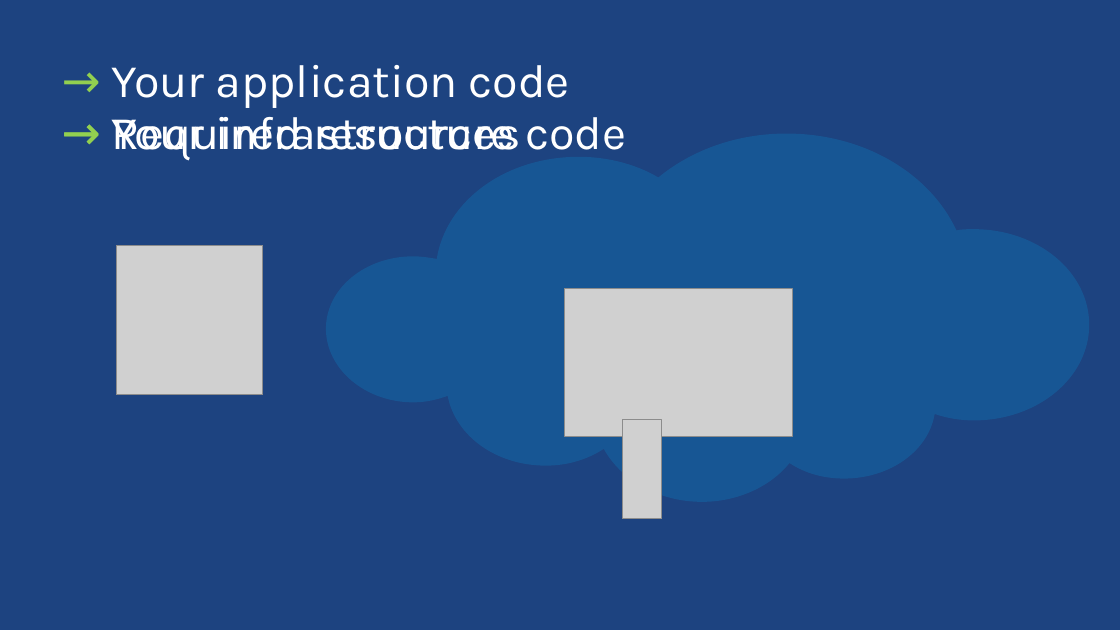
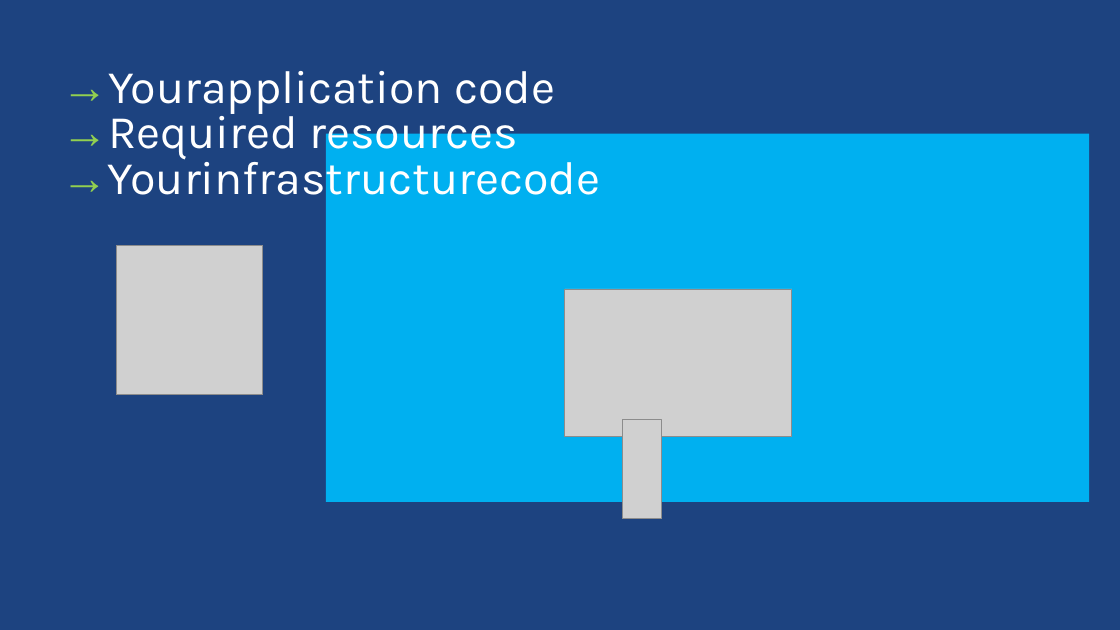
Before and after one commit to ThessalonikiNet-MeetUp/globalazurebootcamp2015, a slide deck: slide 4 of Nikos Tzelvenzis - Azure IaaS/Presentation/IaaS.pptx. Drawn at 1120x630 pixels with LibreOffice and Linux fonts; fonts in the diff are those of the drawing; grey boxes stand for pictures; background and template pictures are left out. Boxes give left, top, right and bottom in pixels: in the first picture for what was removed or moved away, otherwise in the second. Text is boxed around its words. In the diff, an @@ line names an element or a change of style, - is before the commit and + after.

```diff
--- a/Nikos Tzelvenzis - Azure IaaS/Presentation/IaaS.pptx
+++ b/Nikos Tzelvenzis - Azure IaaS/Presentation/IaaS.pptx
@@ text at (61,71,555,112): text changed @@
-→ Your infrastructure code
+→Yourapplication code
@@ subtitle removed at (112,65,570,108) @@
-→ Your application code
@@ text at (61,107,517,160): text changed @@
-→ Required resources
+→Required resources
@@ freeform shape removed at (326,134,1090,502) @@
@@ rectangle added at (326,134,1090,502), fill #00B0F0 @@
@@ text added at (61,157,600,203), 40 pt, text #FFFFFF @@
+→Yourinfrastructurecode
```
Also in this commit, not shown: 19 other slides changed, 2 slides added, 25 slides removed, 10 other files.
